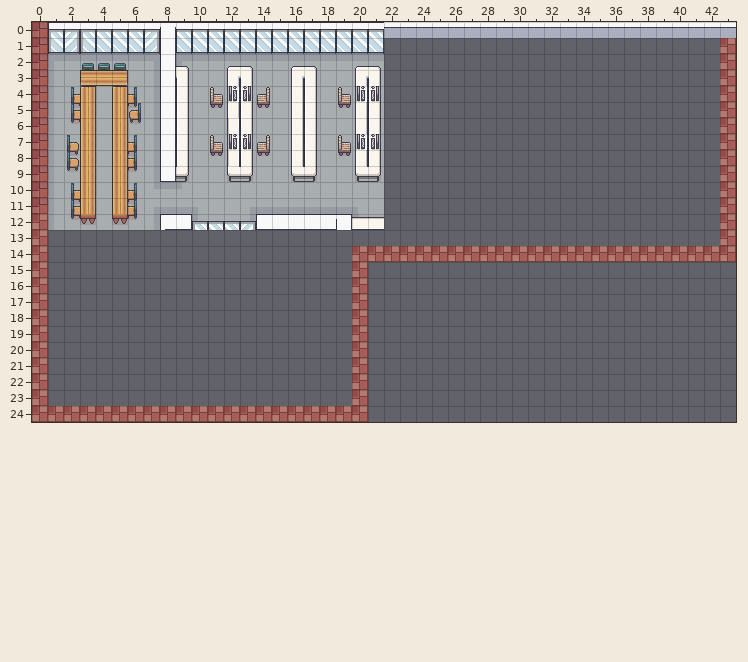
Tiled map, stored at map/PHL_L.tmx. The picture above was drawn from the file before the commit.
Cells are 48x48 px. Shown: x 0..43, y 0..24.
After the commit:
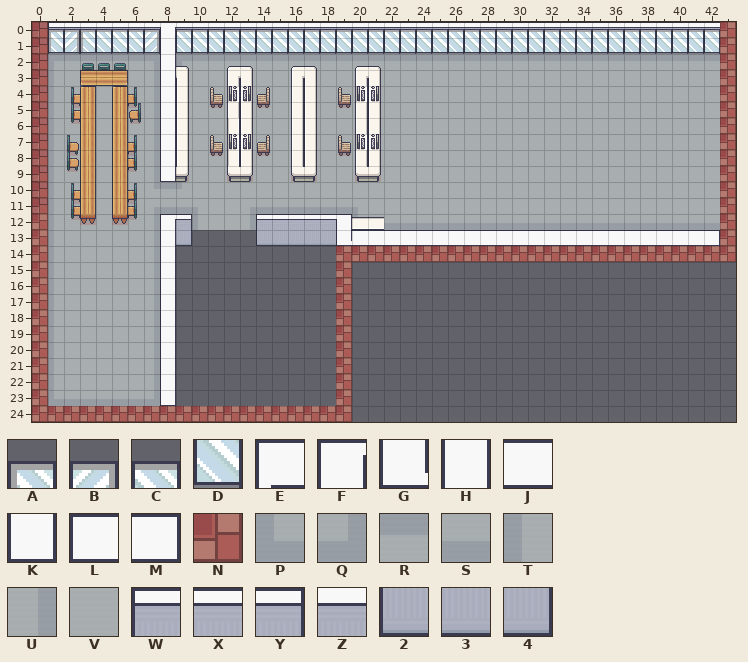
Key: from "tuile": A 450, B 450 flipped left-right, C 451, D 467; from "tuile_exterieur": E 14 turned 270, F 16, G 16 flipped up-down, H 32, J 32 turned 270, K 33 turned 180, L 33 turned 270, M 33 turned 90, N 98, P 198 flipped up-down, Q 198 turned 180, R 199, S 199 flipped up-down, T 215, U 215 flipped left-right, V 216, W 289, X 290, Y 291, Z 297, 2 306, 3 307, 4 308.
_ is an empty cell.
Edits made:
Layer "Sol":
The author put tile P in row 23 at x 1.
The author put tile Q in row 23 at x 7.
The author put tile R in row 2 at x 22 to 42.
The author put tile S in row 12 at x 22 to 42; in row 23 at x 2 to 6.
The author put tile T in rows 13 to 22 at x 1.
The author put tile U in rows 13 to 22 at x 7.
The author put tile V in rows 3 to 11 at x 22 to 42; in rows 13 to 22 at x 2 to 6.
Layer "Mur":
Tile E becomes tile F in row 12 at x 8.
The author put tile G in row 13 at x 19.
The author put tile H in rows 13 to 22 at x 8.
The author put tile J in row 13 at x 20 to 41.
The author put tile K in row 23 at x 8.
The author put tile M in row 13 at x 42.
Tile Z becomes tile N in row 0 at x 43.
The author put tile N in rows 14 to 23 at x 19.
Tile L becomes tile W in row 0 at x 1; in row 12 at x 14.
Tile J becomes tile X in row 0 at x 2 to 7 and 9 to 21; in row 12 at x 15 to 18.
Tile Z becomes tile X in row 0 at x 22 to 42.
Tile M becomes tile Y in row 12 at x 9.
The edit erases tile A in row 12 at x 10.
The edit erases tile B in row 12 at x 13.
The edit erases tile C in row 12 at x 11 to 12.
The edit erases tile N in rows 15 to 24 at x 20.
Layer "Meuble_B":
The author put tile 2 in row 13 at x 14.
The author put tile 3 in row 13 at x 15 to 18.
The author put tile 4 in row 13 at x 9.
The author put tile D in row 1 at x 22 to 42.
Layer "Meuble_H":
The author put tile C in row 0 at x 22 to 42.
Pixel boxes of the changes (left, top, right, bottom) in both pictures:
changed: (48, 22, 736, 422)
